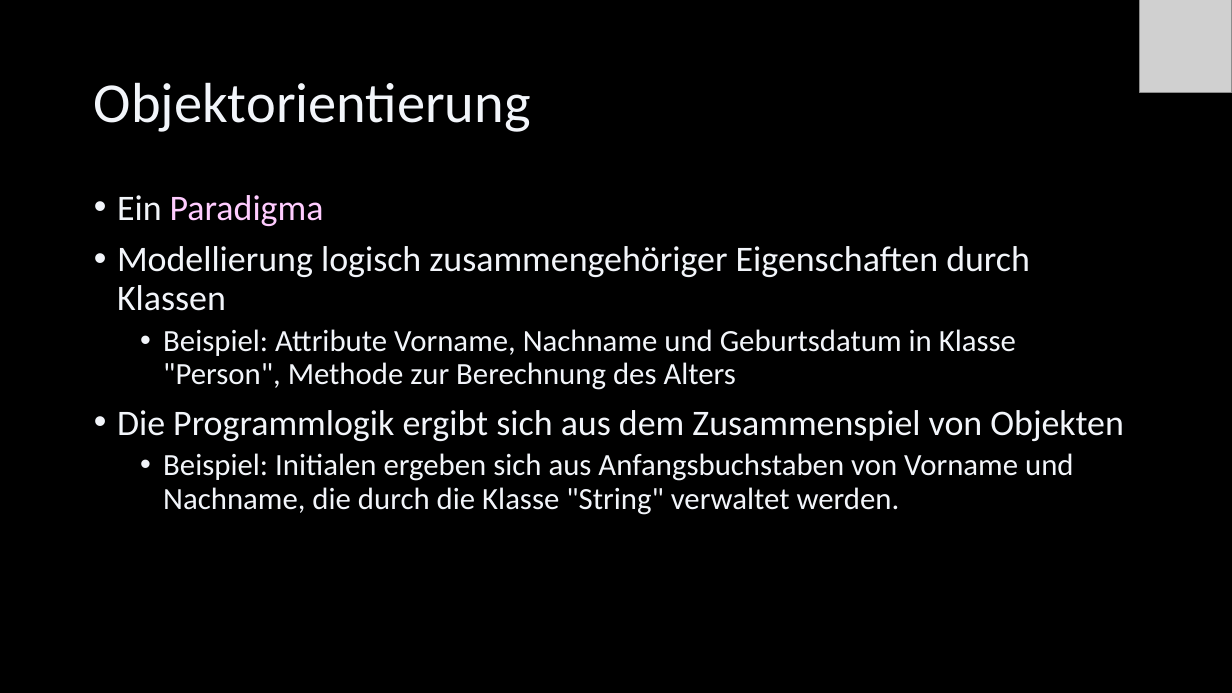
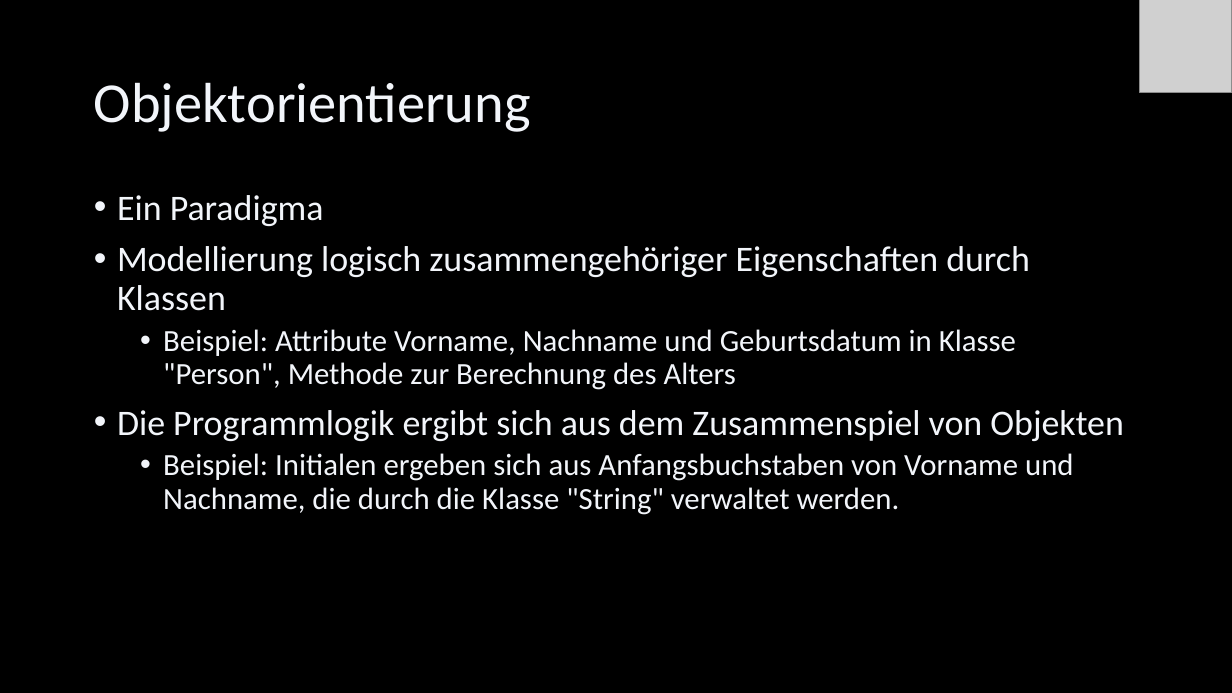
Before and after one commit to Cactusroot/Java, a slide deck: slide 33 of src/Java.pptx (slide 31 before the commit). Drawn at 1232x693 pixels with LibreOffice and Linux fonts; fonts in the diff are those of the drawing; grey boxes stand for pictures. Boxes give left, top, right and bottom in pixels: in the first picture for what was removed or moved away, otherwise in the second. Text is boxed around its words. In the diff, an @@ line names an element or a change of style, - is before the commit and + after.

```diff
--- a/src/Java.pptx
+++ b/src/Java.pptx
@@ text at [117,195,324,226]: text colour #FFCCFF to #F2F5FA in "Paradigma" @@
```
Also in this commit, not shown: 19 other slides changed, 7 slides added, 2 other files.
